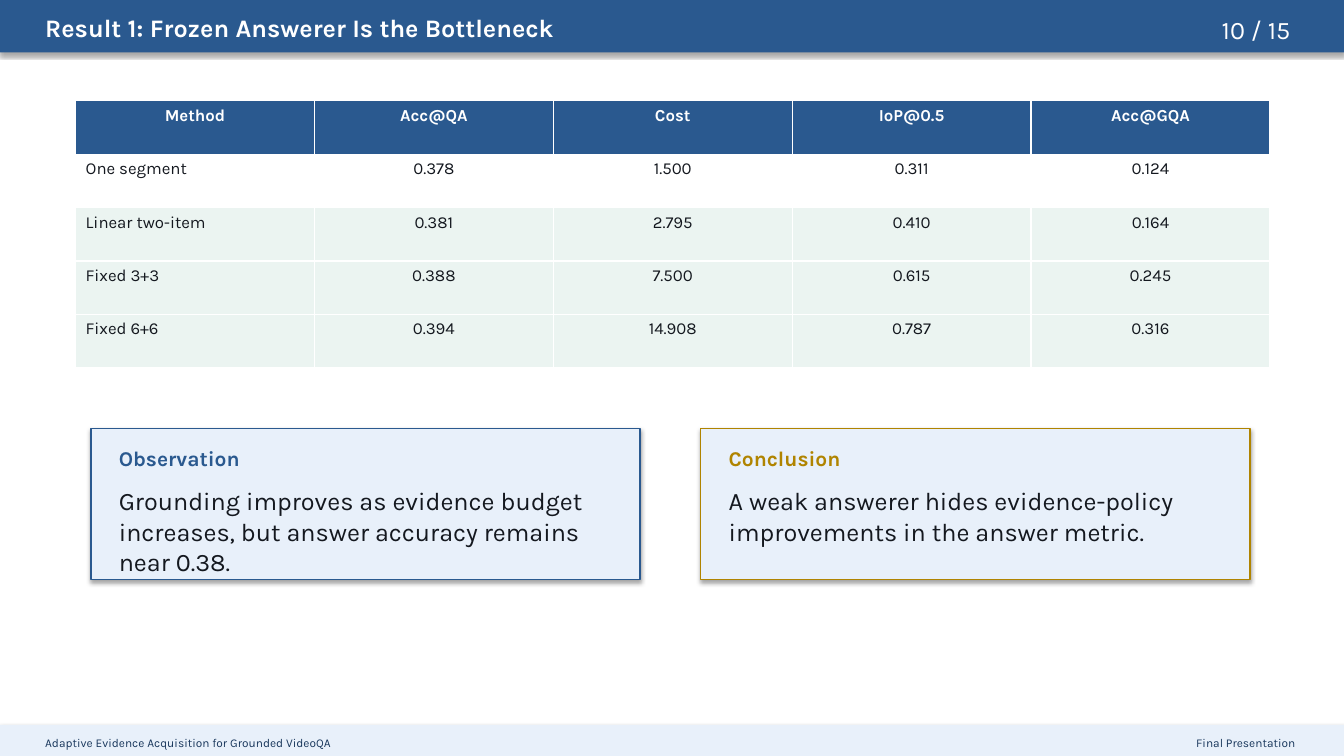
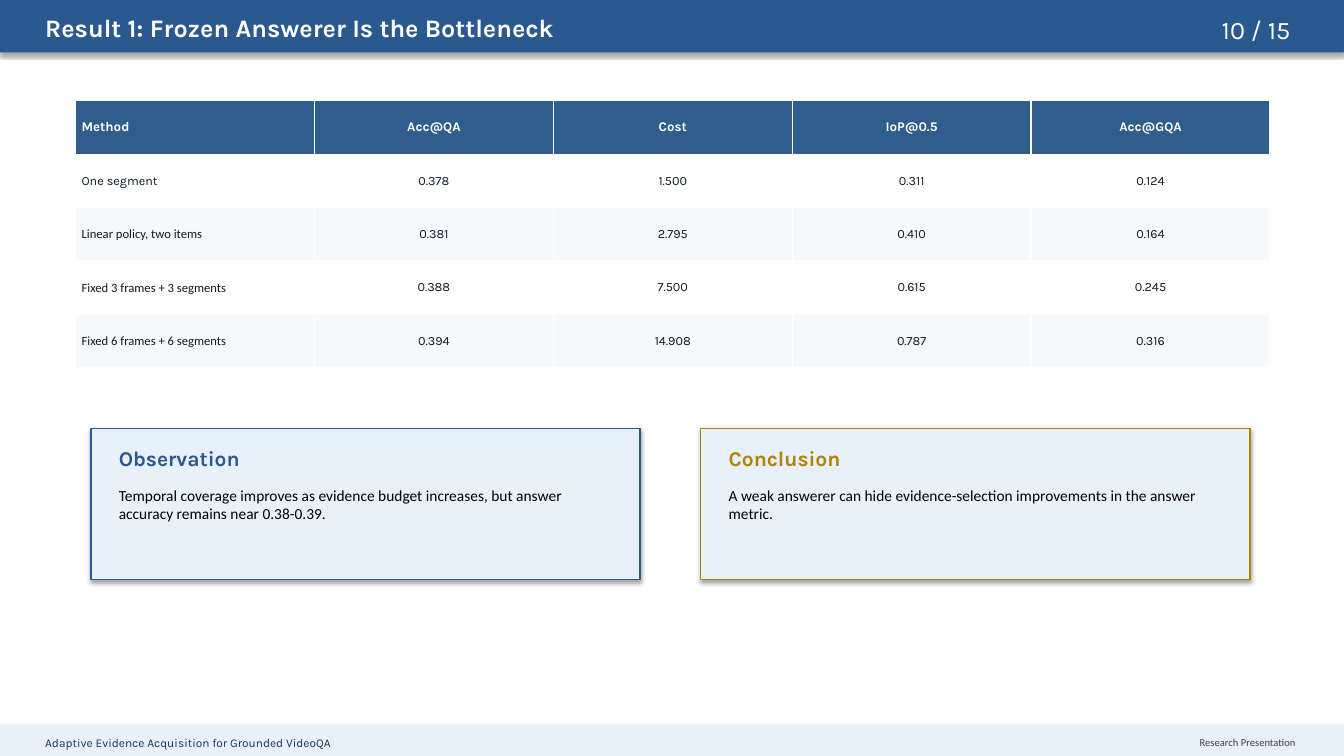
Before and after one commit to riteshthawkar/adaptive-evidence-grounded-videoqa, a slide deck: slide 10 of docs/presentation/adaptive_evidence_acquisition_grounded_videoqa_presentation.pptx. Drawn at 1344x756 pixels with LibreOffice and Linux fonts; fonts in the diff are those of the drawing. Boxes give left, top, right and bottom in pixels: in the first picture for what was removed or moved away, otherwise in the second. Text is boxed around its words. In the diff, an @@ line names an element or a change of style, - is before the commit and + after.

Commit message:
Align presentation with final report

```diff
--- a/docs/presentation/adaptive_evidence_acquisition_grounded_videoqa_presentation.pptx
+++ b/docs/presentation/adaptive_evidence_acquisition_grounded_videoqa_presentation.pptx
@@ table at [76,101,1270,368] @@
-row 3, column 1: Linear two-item
+row 3, column 1: Linear policy, two items
-row 4, column 1: Fixed 3+3
+row 4, column 1: Fixed 3 frames + 3 segments
-row 5, column 1: Fixed 6+6
+row 5, column 1: Fixed 6 frames + 6 segments
@@ fill #2A598F to #2F5E8D in row 1 @@
@@ fill #EBF4F1 to #F6F8FB in 10 cells @@
@@ fill #EBF4F1 to #FFFFFF in row 4 @@
@@ size 12 to 9.5 pt in "Method", "Acc@QA", "Cost", "IoP@0.5" and 1 more places @@
@@ size 12 to 9 pt, text colour #14181F to #111827 in "One segment", "0.378", "1.500", "0.311" and 13 more places @@
@@ alignment centre to left @@
@@ text at [119,490,561,522]: text changed; size 18 to 11 pt; font Karla to Calibri; text colour #14181F to #000000 @@
-Grounding improves as evidence budget increases, but answer accuracy remains near 0.38.
+Temporal coverage improves as evidence budget increases, but answer accuracy remains near 0.38-0.39.
@@ text at [729,490,1195,519]: text changed; size 18 to 11 pt; font Karla to Calibri; text colour #14181F to #000000 @@
-A weak answerer hides evidence-policy improvements in the answer metric.
+A weak answerer can hide evidence-selection improvements in the answer metric.
@@ text at [1200,739,1296,746]: text changed; size 8.5 to 7.5 pt; font Karla to Calibri; text colour #19375C to #374151 @@
-Final Presentation
+Research Presentation
```
Also in this commit, not shown: 13 other slides changed.
